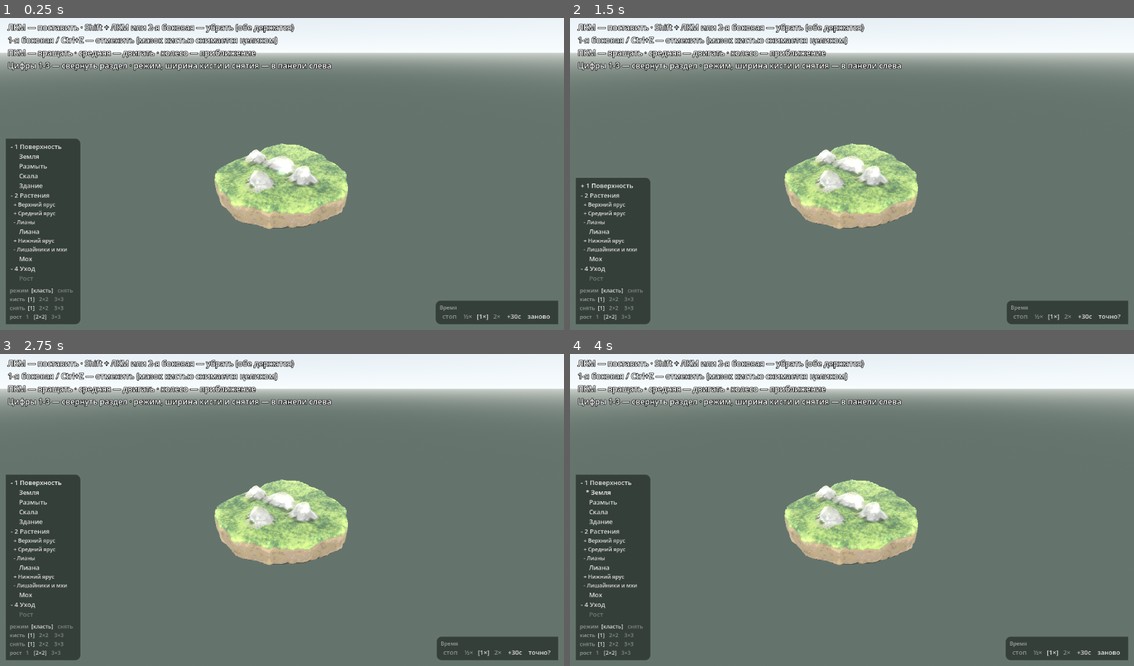
Above: before the commit, frames 1-4 (two rows, left to right).
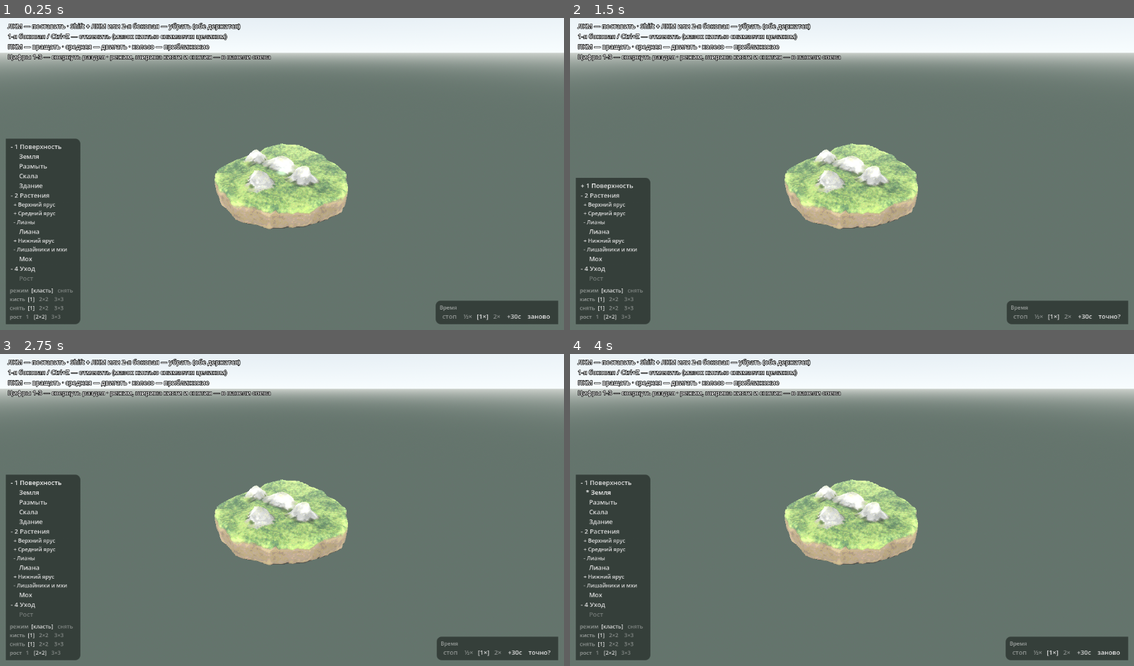
Above: after the commit, the same moments.

Repository: Vi223-TeaThreat/TeaTrap
Game: Godot game, scene res://Space.tscn
Two runs of this game, one before a commit and one after it. Both use one fixed random seed, a clock stepped at 60 frames per second and the inputs below.
Inputs:
- Up to frame 1 (0.25 s): no input
- Up to frame 2 (1.5 s): click "заново" at 0.5 s; click "- 1 Поверхность" at 1.25 s
- Up to frame 3 (2.75 s): click "+ 1 Поверхность" at 2 s
- Up to frame 4 (4 s): click "Земля" at 2.75 s; click "* Земля" at 3.5 s

The runs differ from the first frame. In frame 1, 4.3% of the frame differs, in the area x 1-59%, y 1-17%; in frame 2, 4.3%; in frame 3, 4.3%; in frame 4, 4.3%.

Commit message:
Меню меряется долей окна, пересчитывается при смене размера; подсказка читаема
- Размер меню на мыши решает доля окна, а не жёсткая база: старт с потолка,
  правило доли ужимает до места. Жёсткую базу просили поднять под маленькое
  окно и она же была велика на растянутом — двум решениям одного вечера
  отвечает одна механика вместо числа
- Доля для плотных экранов без сенсора — 1/21 против 1/7 у телефонов
  (решение пользователя 2026-08-31)
- Окно поменяло размер — меню пересобирается заново от исходного масштаба,
  с задержкой полсекунды, чтобы не дёргаться во время растягивания
- Подсказка и полоса достройки на мыши берут кегль от плотности экрана:
  на ретине дефолтные 13 физических пикселей были нечитаемы

Diff:
--- a/SpaceMain.gd
+++ b/SpaceMain.gd
@@ -176,6 +176,21 @@
 	# Первая прикидка — от плотности экрана. Подсказка строится по ней и такой
 	# и останется; панель потом ещё ужмётся, если перебрала долю экрана.
 	ui_scale = _screen_ui_scale()
+	# ОКНО МЕНЯЕТ РАЗМЕР — МЕНЮ ПЕРЕСЧИТЫВАЕТСЯ ЗАНОВО. Правило «не больше
+	# седьмой части» меряет по окну, и мерка живёт ровно до первого растягивания
+	# или сжатия окна: без пересчёта панель оставалась той, что была скроена
+	# под прежний размер. Масштаб при этом каждый раз берётся исходный — иначе
+	# ужатое единожды меню оставалось бы мелким навсегда.
+	get_viewport().size_changed.connect(func():
+		if _resize_wait:
+			return
+		_resize_wait = true
+		get_tree().create_timer(0.4).timeout.connect(func():
+			_resize_wait = false
+			ui_scale = _screen_ui_scale()
+			_clear_toolbar()
+			_setup_toolbar()
+			_fit_menu()))
 	_setup_materials()
 	_setup_environment()
 	_setup_light()
@@ -1180,15 +1195,13 @@
 		density = float(dpi) / 96.0 if dpi > 0 else 1.0
 	if DisplayServer.is_touchscreen_available():
 		return clampi(int(round(density * TOUCH_GAIN)), 2, 6)
-	# И НА МЫШИ ПЛОТНОСТЬ УЧИТЫВАЕТСЯ. Окно рисуется в физических пикселях, и
-	# на плотном экране (ретина — плотность 2) прежняя единица давала шрифт
-	# вдвое мельче задуманного. Обычный экран остаётся единицей, как был.
-	#
-	# НА МАКЕ — ЕЩЁ В 2.5 РАЗА (решение пользователя 2026-08-31: «всё ещё
-	# мелко»). Только мак: винду и веб это не трогает, там прежние размеры.
-	if OS.get_name() == "macOS":
-		density *= 2.5
-	return clampi(int(round(density)), 1, 8)
+	# НА МЫШИ РАЗМЕР МЕНЮ РЕШАЕТ ДОЛЯ ОКНА, А НЕ ПЛОТНОСТЬ. Жёсткая база тут
+	# не живёт: под маленькое окно её просили поднять, под растянутое — она же
+	# оказывалась «слишком крупной» (два решения пользователя 2026-08-31 за
+	# один вечер, в разные стороны). Поэтому старт — с потолка, а правило доли
+	# (`_fit_menu`) ужимает панель, пока она не уместится в свою часть окна:
+	# большое окно — крупное меню, маленькое — мелкое, само.
+	return 8
 
 
 # Сенсорность и размер — разные вещи: крупный интерфейс бывает и на мыши
@@ -1208,7 +1221,26 @@
 # Готовую панель не сжимаем намеренно: сжатая рисует шрифт из чужого кегля и
 # мылит его, а список мы только что делали читаемым.
 const MENU_SHARE: float = 1.0 / 7.0
-
+# НА ПЛОТНЫХ ЭКРАНАХ БЕЗ СТЕКЛА ДОЛЯ ВТРОЕ СТРОЖЕ (решение пользователя
+# 2026-08-31): 1/7 писалась под телефон, где панель должна быть под пальцем;
+# на большом мониторе высокого разрешения та же доля раздувает меню на
+# пол-вида, стоит растянуть окно.
+const MENU_SHARE_DENSE: float = 1.0 / 21.0
+
+func _screen_density() -> float:
+	var density: float = DisplayServer.screen_get_scale()
+	if density <= 0.0:
+		var dpi: int = DisplayServer.screen_get_dpi()
+		density = float(dpi) / 96.0 if dpi > 0 else 1.0
+	return density
+
+
+func _menu_share() -> float:
+	if _touch_ui():
+		return MENU_SHARE
+	return MENU_SHARE_DENSE if _screen_density() >= 1.5 else MENU_SHARE
+
+var _resize_wait: bool = false
 var toolbar_layer: CanvasLayer
 var toolbar_panel: PanelContainer
 
@@ -1225,7 +1257,7 @@
 		if toolbar_panel == null:
 			return
 		var screen: Vector2 = get_viewport().get_visible_rect().size
-		var budget: float = screen.x * screen.y * MENU_SHARE
+		var budget: float = screen.x * screen.y * _menu_share()
 		var taken: float = toolbar_panel.size.x * toolbar_panel.size.y
 		if taken <= 0.0 or taken <= budget:
 			return
@@ -1704,7 +1736,13 @@
 		label.add_theme_font_size_override("font_size", 11 * ui_scale)
 	else:
 		label.text = "ЛКМ — поставить · Shift + ЛКМ или 2-я боковая — убрать (обе держатся)\n1-я боковая / Ctrl+Z — отменить (мазок кистью снимается целиком)\nПКМ — вращать · средняя — двигать · колесо — приближение\nЦифры 1-3 — свернуть раздел · режим, ширина кисти и снятия — в панели слева"
-	label.position = Vector2(16 * ui_scale, 16 * ui_scale)
+		# На мыши кегль от плотности экрана: на ретине дефолтные 13 физических
+		# пикселей нечитаемы. От `ui_scale` брать нельзя — в момент постройки
+		# он ещё потолок, его только потом ужимает правило доли окна.
+		label.add_theme_font_size_override("font_size",
+			13 * clampi(int(round(_screen_density())), 1, 3))
+	var hint_px: int = ui_scale if _touch_ui() else clampi(int(round(_screen_density())), 1, 3)
+	label.position = Vector2(16 * hint_px, 16 * hint_px)
 	label.add_theme_color_override("font_color", Color.WHITE)
 	label.add_theme_color_override("font_outline_color", Color.BLACK)
 	label.add_theme_constant_override("outline_size", 4)
@@ -1714,9 +1752,9 @@
 	fill_label = Label.new()
 	# Под подсказкой: на стекле она в две строки, и место под неё считаем от
 	# того же кегля, иначе на плотном экране надпись уезжала бы на середину.
-	fill_label.position = Vector2(16 * ui_scale, 52 * ui_scale if _touch_ui() else 112)
-	if _touch_ui():
-		fill_label.add_theme_font_size_override("font_size", 11 * ui_scale)
+	fill_label.position = Vector2(16 * hint_px, 52 * hint_px if _touch_ui() else 112 * hint_px / 2)
+	fill_label.add_theme_font_size_override("font_size",
+		11 * ui_scale if _touch_ui() else 13 * hint_px)
 	fill_label.add_theme_color_override("font_color", Color(1, 1, 1, 0.8))
 	fill_label.add_theme_color_override("font_outline_color", Color.BLACK)
 	fill_label.add_theme_constant_override("outline_size", 4)
